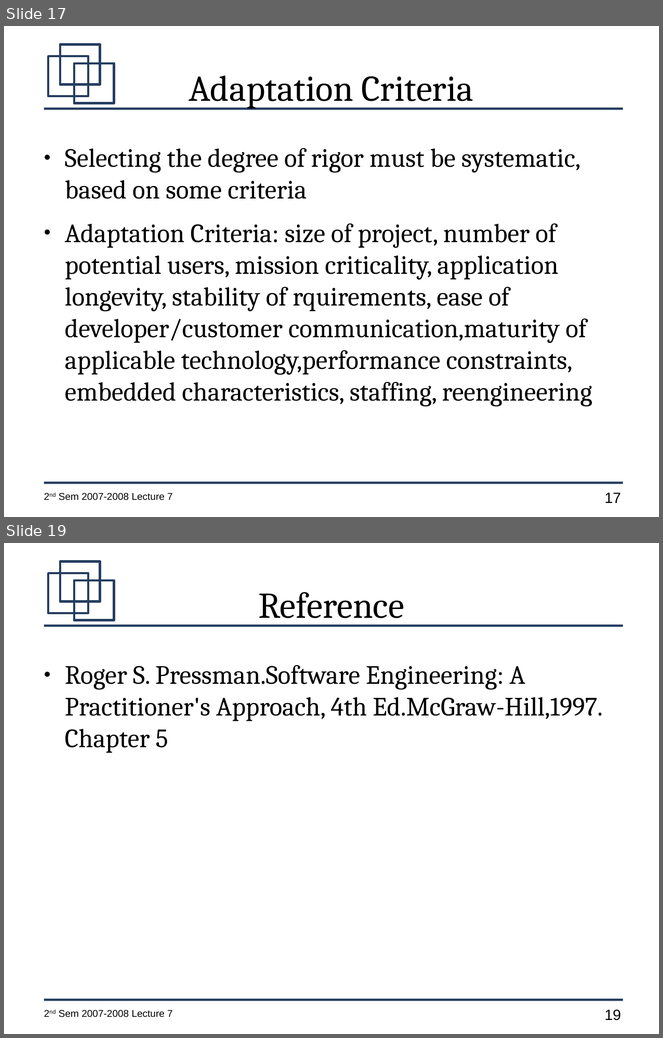
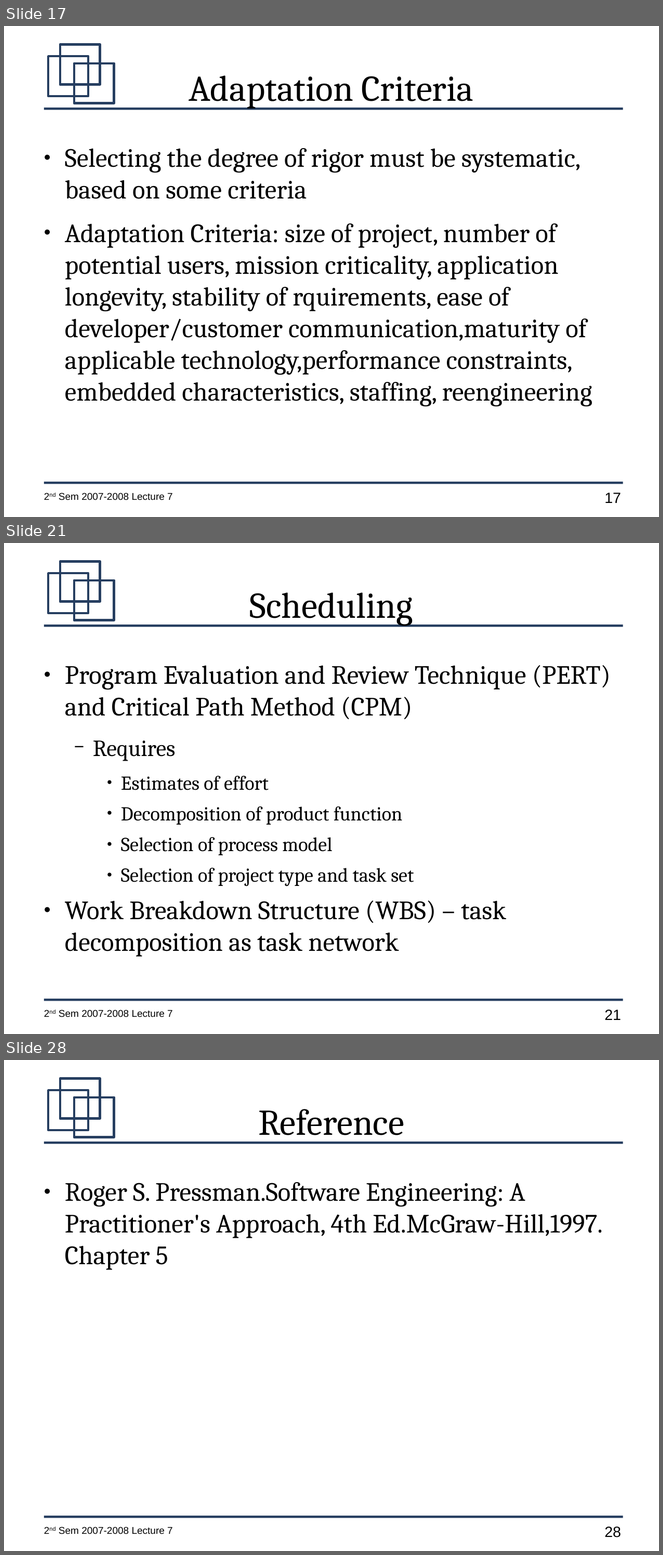
Before and after one commit to jachermocilla/jach-homepage, a slide deck: CMSC128-2nd-Sem-2007-L7.odp. Shown one above the other, each under a label of ours: slides 17 and 19 before the commit, slides 17, 21 and 28 after it; the slides between them are not shown. The pictures are 663x1038 and 663x1555 pixels, drawn with LibreOffice and Linux fonts; fonts in the diff are those of the drawing. Boxes give left, top, right and bottom in pixels: in the first picture for what was removed or moved away, otherwise in the second. Text is boxed around its words. In the diff, an @@ line names an element or a change of style, - is before the commit and + after.

```diff
--- a/CMSC128-2nd-Sem-2007-L7.odp
+++ b/CMSC128-2nd-Sem-2007-L7.odp
@@ slide 21 added at <box>4,543,659,1034</box>, background #FFFFFF; not listed: 7 template elements that a slide beside it also shows @@
@@ title added at <box>250,592,413,626</box>, 44 pt, text #000000 @@
+Scheduling
@@ text added at <box>65,665,611,957</box>, 32 pt, text #000000 @@
+● Program Evaluation and Review Technique (PERT) and Critical Path Method (CPM)
+  − Requires
+    ● Estimates of effort
+    ● Decomposition of product function
+    ● Selection of process model
+    ● Selection of project type and task set
+● Work Breakdown Structure (WBS) – task decomposition as task network
@@ what was slide 19 is now slide 28 @@
@@ page number at <box>605,1527,621,1538</box>: text changed @@
-19
+28
```
Also in this commit, not shown: 9 other slides added, 1 slide removed.
